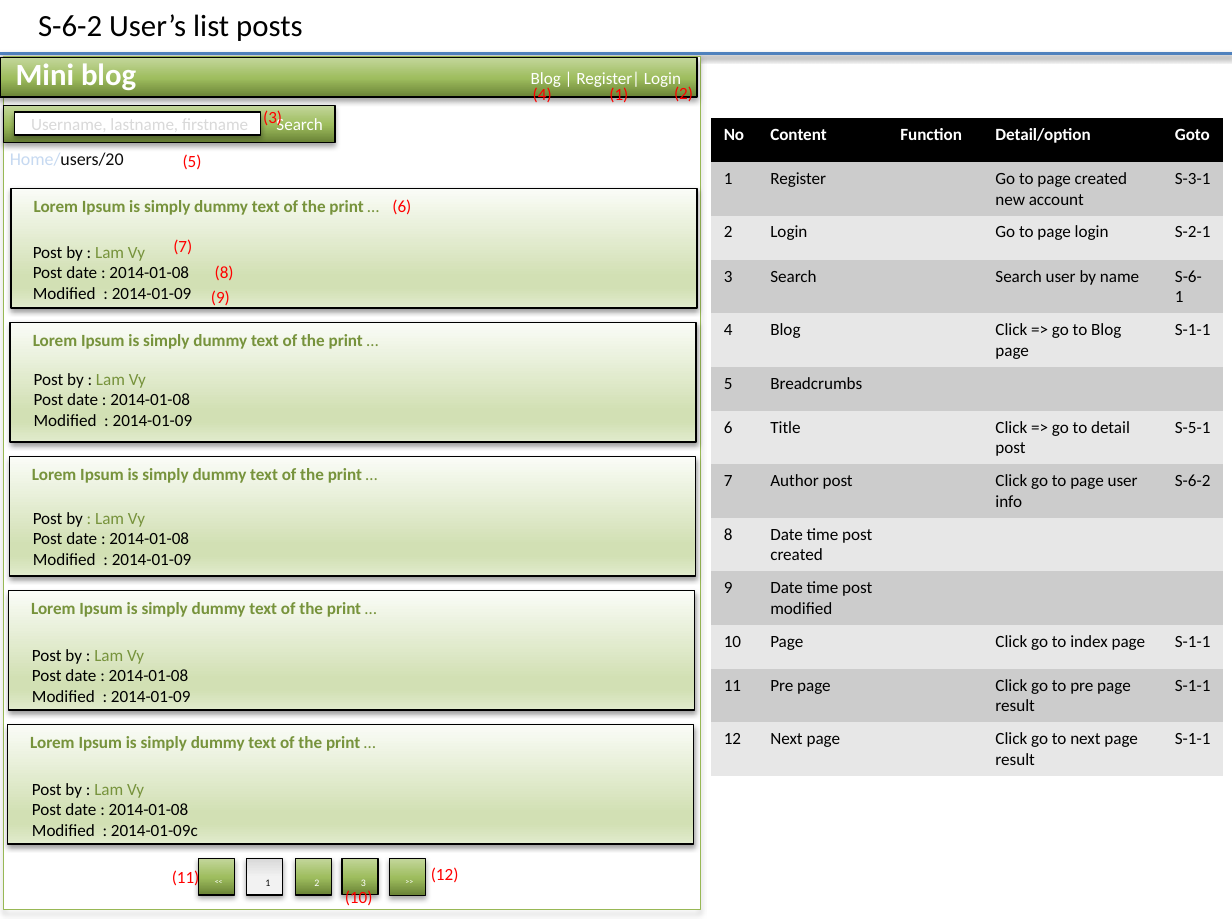
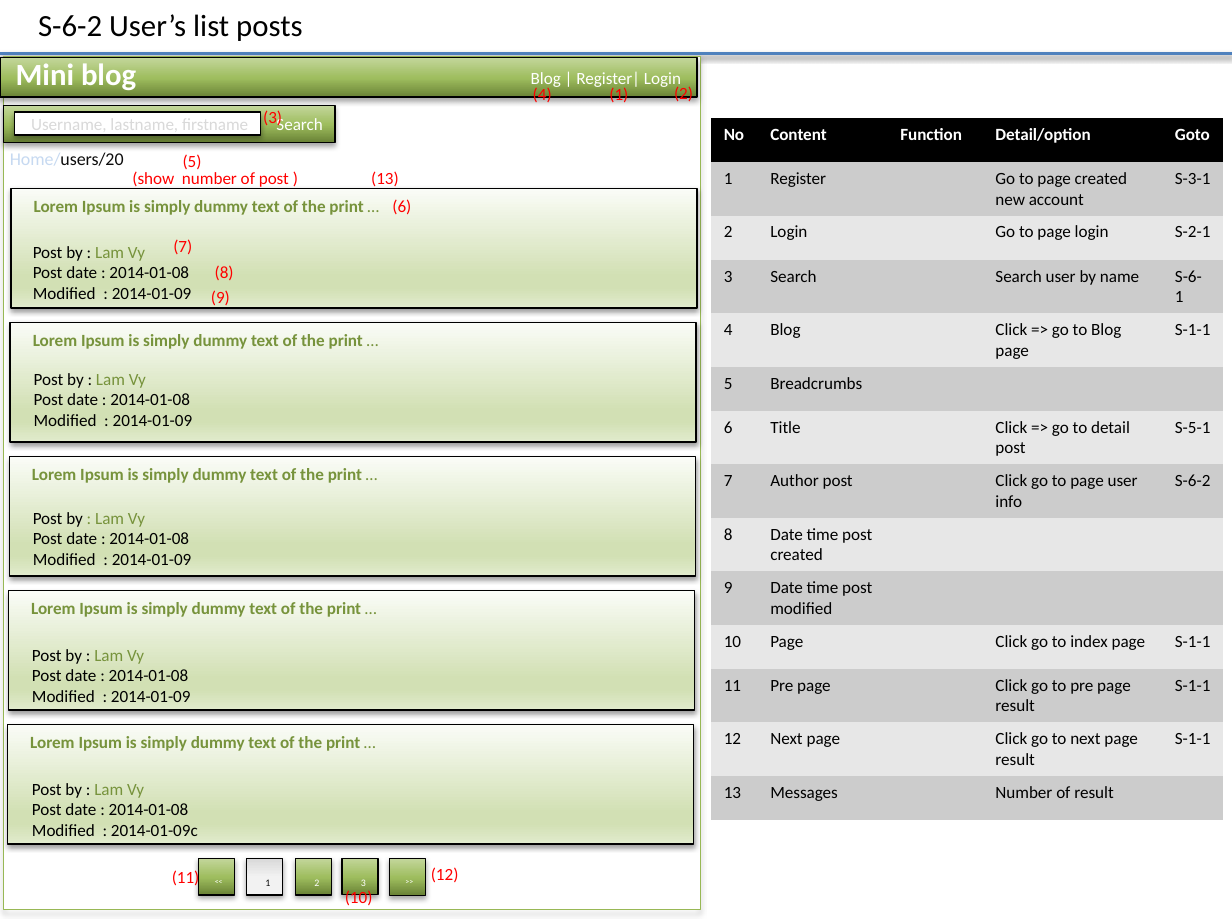
Before and after one commit to Mulodo-PHP-Training/miniblog-lam.vy, a slide deck: slide 11 of doc/frontend/wireframe/TRN-MiniBlog_WireframeDesign_LAMVY.pptx. Drawn at 1232x924 pixels with LibreOffice and Linux fonts; fonts in the diff are those of the drawing. Boxes give left, top, right and bottom in pixels: in the first picture for what was removed or moved away, otherwise in the second. Text is boxed around its words. In the diff, an @@ line names an element or a change of style, - is before the commit and + after.

```diff
--- a/doc/frontend/wireframe/TRN-MiniBlog_WireframeDesign_LAMVY.pptx
+++ b/doc/frontend/wireframe/TRN-MiniBlog_WireframeDesign_LAMVY.pptx
@@ table at <box>711,118,1223,838</box> @@
+row 14: 13 | Messages |  | Number of result | 
@@ text added at <box>132,171,289,189</box>, 10 pt, text #FF0000 @@
+(show number of post )
@@ text added at <box>371,171,399,189</box>, 10 pt, text #FF0000 @@
+(13)
```
Also in this commit, not shown: 11 other slides changed, 4 slides added.
